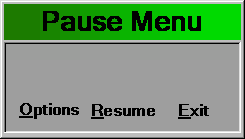
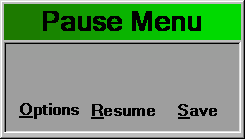
Two versions of the same layered image (245x139). Layer-by-layer changes:
added layer "Capa 9 Fusionadas" above "Layer 11 Merged" over <box>178,104,217,119</box>
painted on "exit.png Merged" over <box>178,104,217,119</box>
